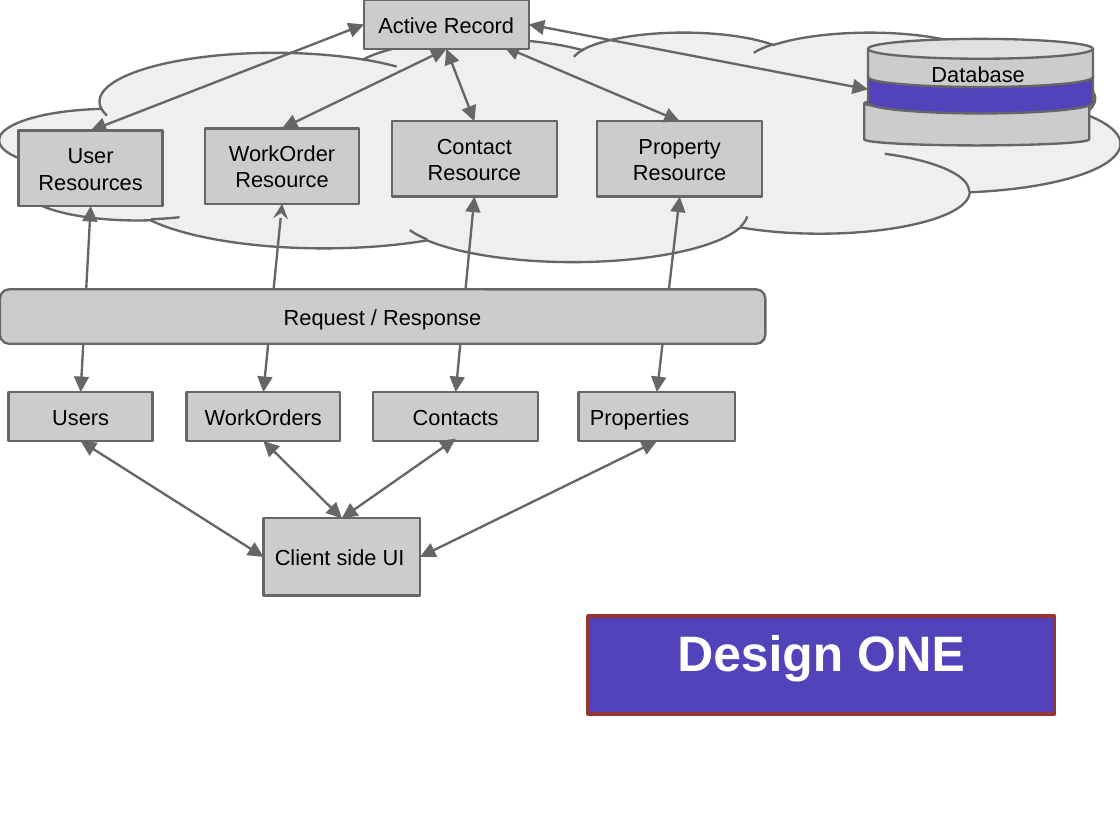
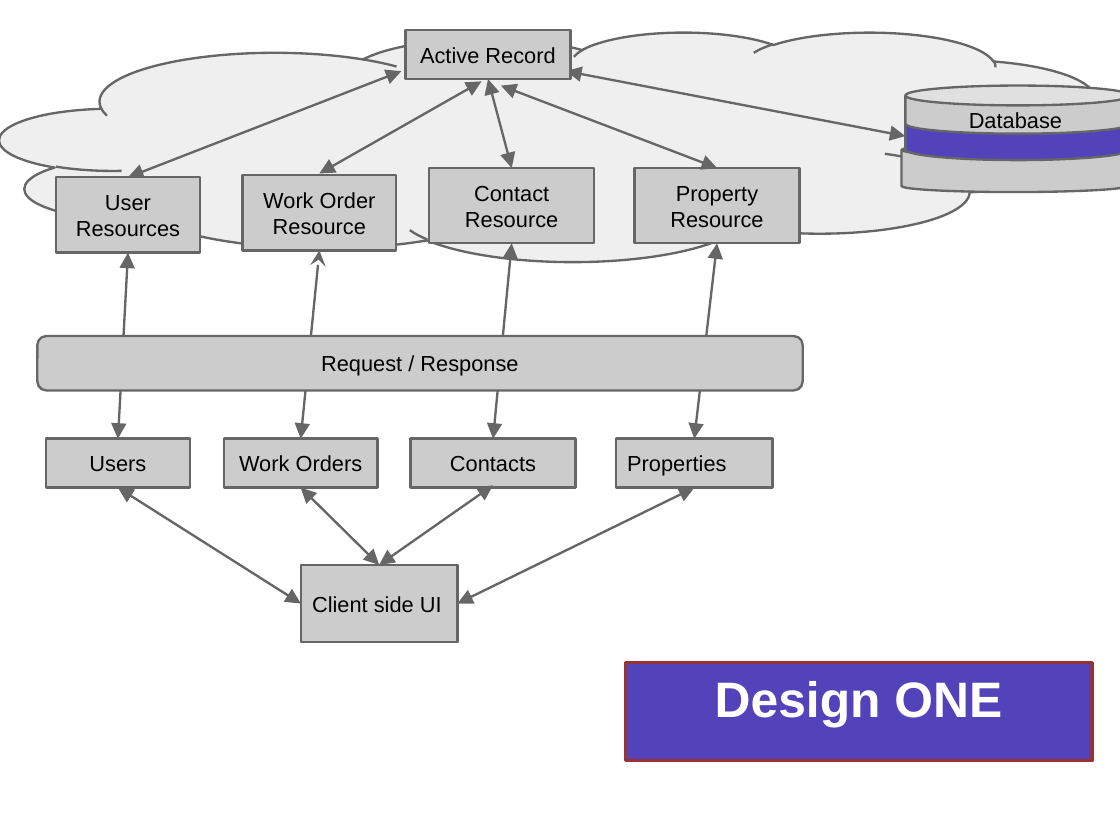
Before and after one commit to jjm3x3/propertyManager, a slide deck: slide 2 of DesignPlans.pptx. Drawn at 1120x840 pixels with LibreOffice and Linux fonts; fonts in the diff are those of the drawing. Boxes give left, top, right and bottom in pixels: in the first picture for what was removed or moved away, otherwise in the second. Text is boxed around its words. In the diff, an @@ line names an element or a change of style, - is before the commit and + after.

```diff
--- a/DesignPlans.pptx
+++ b/DesignPlans.pptx
@@ rectangle "Active Record": place and size @@
-rectangle "Active Record" at [364,0,529,49]
+rectangle "Active Record" at [405,30,570,80]
@@ double arrow moved from (447, 49) - (282, 129) to (482, 82) - (319, 174) @@
@@ double arrow moved from (447, 49) - (475, 121) to (488, 80) - (512, 168) @@
@@ double arrow moved from (504, 47) - (680, 121) to (501, 85) - (717, 168) @@
@@ 4 rectangles, 4 double arrows: place and size @@
-4 rectangles, 4 double arrows at [205,25,868,596]
+4 rectangles, 4 double arrows at [243,72,905,642]
@@ text in rectangle at [263,192,376,234]: spaces changed @@
-WorkOrder Resource
+Work Order Resource
@@ 6 rectangles, 6 double arrows, 3 cylinders, 2 lines, 1 text, 1 rounded rectangle: place and size @@
-6 rectangles, 6 double arrows, 3 cylinders, 2 lines, 1 text, 1 rounded rectangle at [0,25,1093,715]
+6 rectangles, 6 double arrows, 3 cylinders, 2 lines, 1 text, 1 rounded rectangle at [37,72,1120,762]
@@ text in rectangle at [239,455,363,471]: spaces changed @@
-WorkOrders
+Work Orders
```
Also in this commit, not shown: 3 other slides changed.
